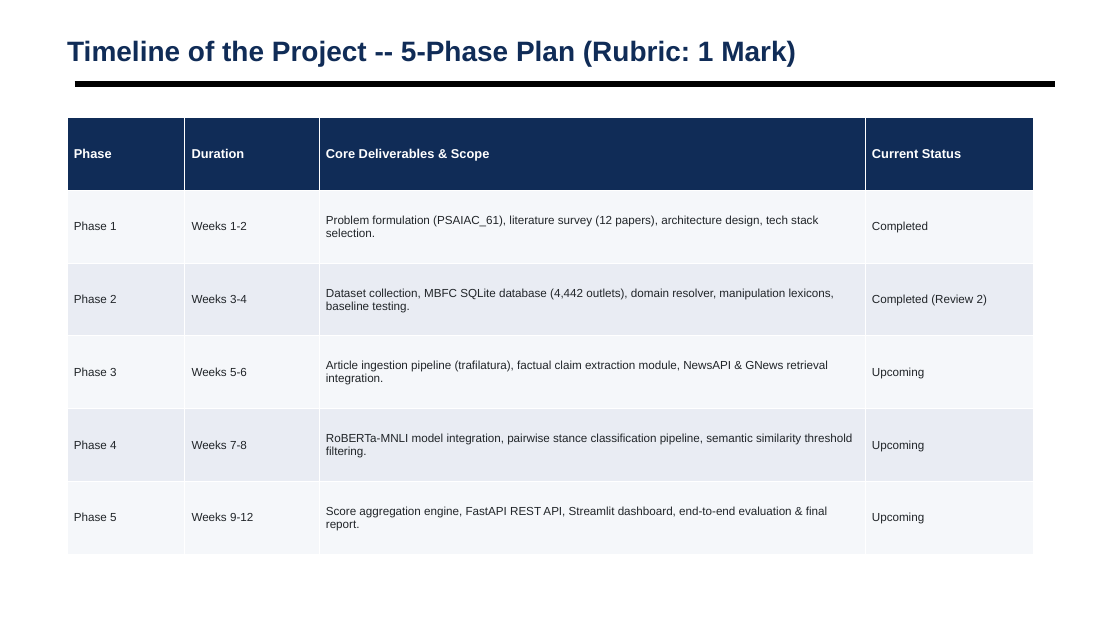
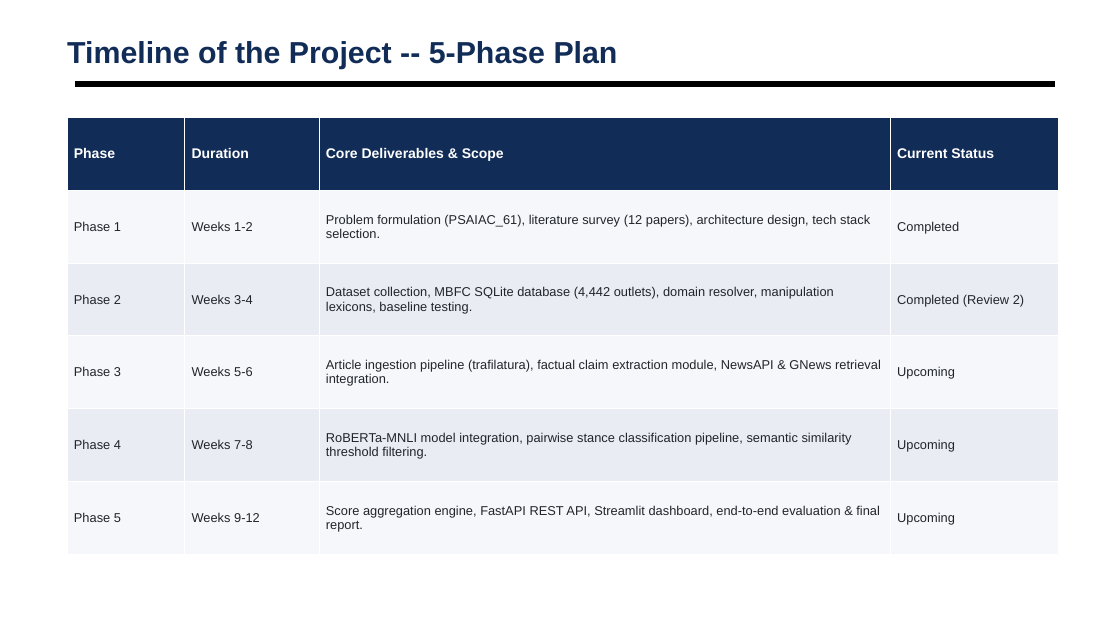
Before and after one commit to shubhamsapr5-eng/truth-lens, a slide deck: slide 14 of docs/AI_News_Credibility_Scorer_Review2.pptx. Drawn at 1120x630 pixels with LibreOffice and Linux fonts; fonts in the diff are those of the drawing; background and template pictures are left out. Boxes give left, top, right and bottom in pixels: in the first picture for what was removed or moved away, otherwise in the second. Text is boxed around its words. In the diff, an @@ line names an element or a change of style, - is before the commit and + after.

Commit message:
style(ppt): enlarge font sizes and remove rubric marks annotations

```diff
--- a/docs/AI_News_Credibility_Scorer_Review2.pptx
+++ b/docs/AI_News_Credibility_Scorer_Review2.pptx
@@ text at [67,41,618,69]: text changed; size 24 to 26 pt @@
-Timeline of the Project -- 5-Phase Plan (Rubric: 1 Mark)
+Timeline of the Project -- 5-Phase Plan
@@ table at [67,118,1059,555] @@
@@ size 11 to 12 pt in "Phase", "Duration", "Core Deliverables & Scope", "Current Status" @@
@@ size 10 to 11 pt @@
@@ table: place and size @@
-table at [67,118,1033,555]
+table at [67,118,1059,555]
```
Also in this commit, not shown: 13 other slides changed, 1 other file.
